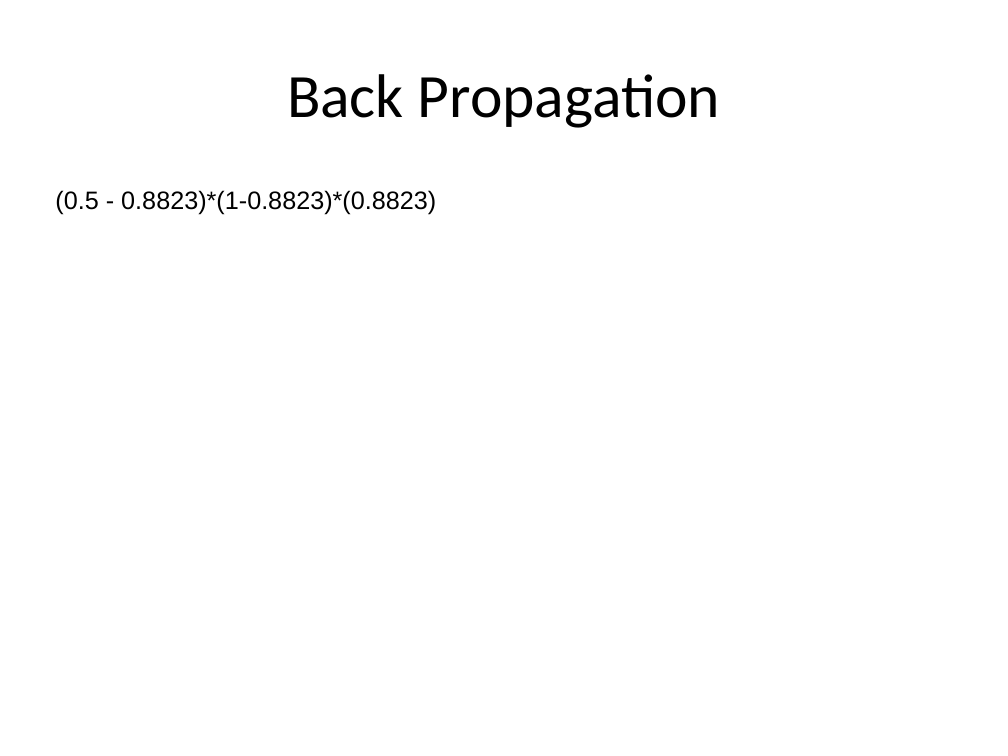
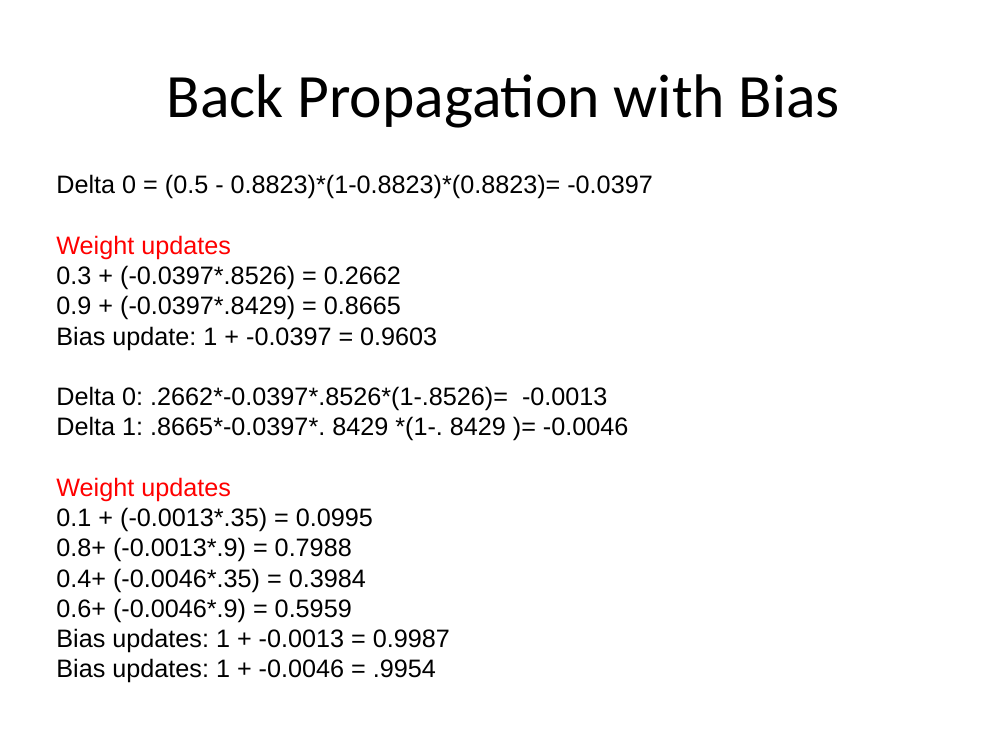
Before and after one commit to edvelezg/unb-nn, a slide deck: slide 9 of docs/Back Propagation.ppt. Drawn at 1008x756 pixels with LibreOffice and Linux fonts; fonts in the diff are those of the drawing. Boxes give left, top, right and bottom in pixels: in the first picture for what was removed or moved away, otherwise in the second. Text is boxed around its words. In the diff, an @@ line names an element or a change of style, - is before the commit and + after.

```diff
--- a/docs/Back Propagation.ppt
+++ b/docs/Back Propagation.ppt
@@ title at (167,74,840,128): text changed @@
-Back Propagation
+Back Propagation with Bias
@@ text added at (56,174,652,683), 18 pt, text #000000 @@
+Delta 0 = (0.5 - 0.8823)*(1-0.8823)*(0.8823)= -0.0397
+Weight updates
+0.3 + (-0.0397*.8526) = 0.2662
+0.9 + (-0.0397*.8429) = 0.8665
+Bias update: 1 + -0.0397 = 0.9603
+Delta 0: .2662*-0.0397*.8526*(1-.8526)= -0.0013
+Delta 1: .8665*-0.0397*. 8429 *(1-. 8429 )= -0.0046
+Weight updates
+0.1 + (-0.0013*.35) = 0.0995
+0.8+ (-0.0013*.9) = 0.7988
+0.4+ (-0.0046*.35) = 0.3984
+0.6+ (-0.0046*.9) = 0.5959
+Bias updates: 1 + -0.0013 = 0.9987
+Bias updates: 1 + -0.0046 = .9954
@@ text removed at (55,190,436,215) @@
-(0.5 - 0.8823)*(1-0.8823)*(0.8823)
```
Also in this commit, not shown: 3 other slides changed.
